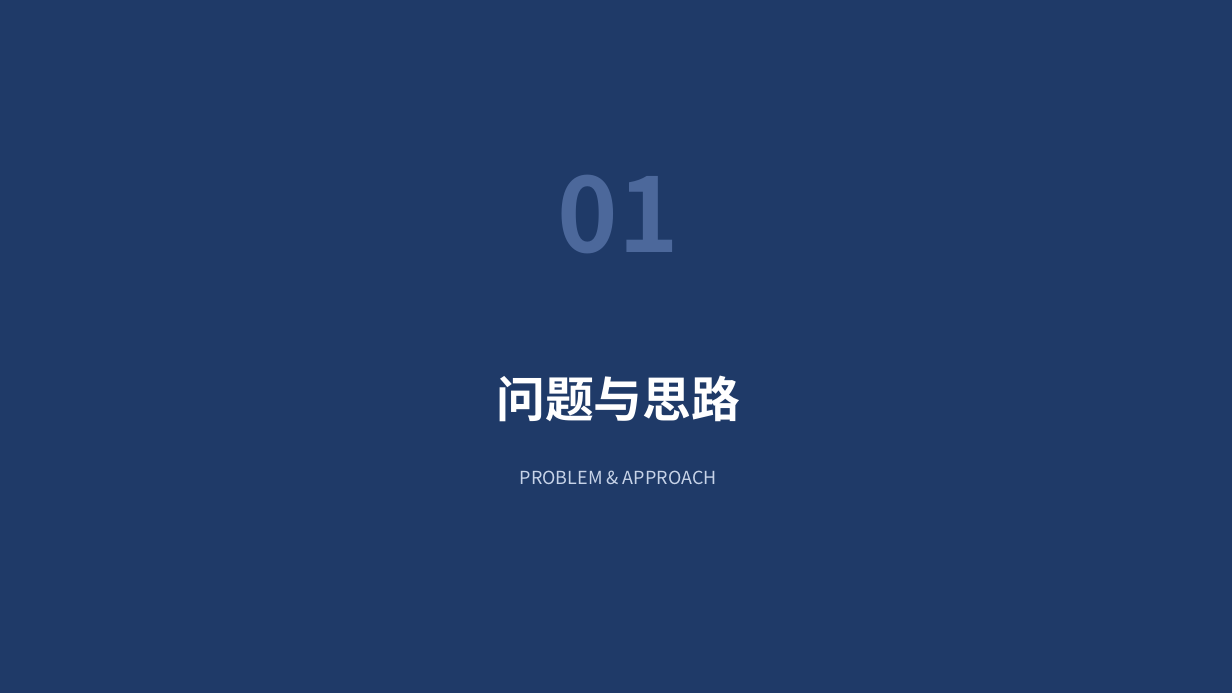
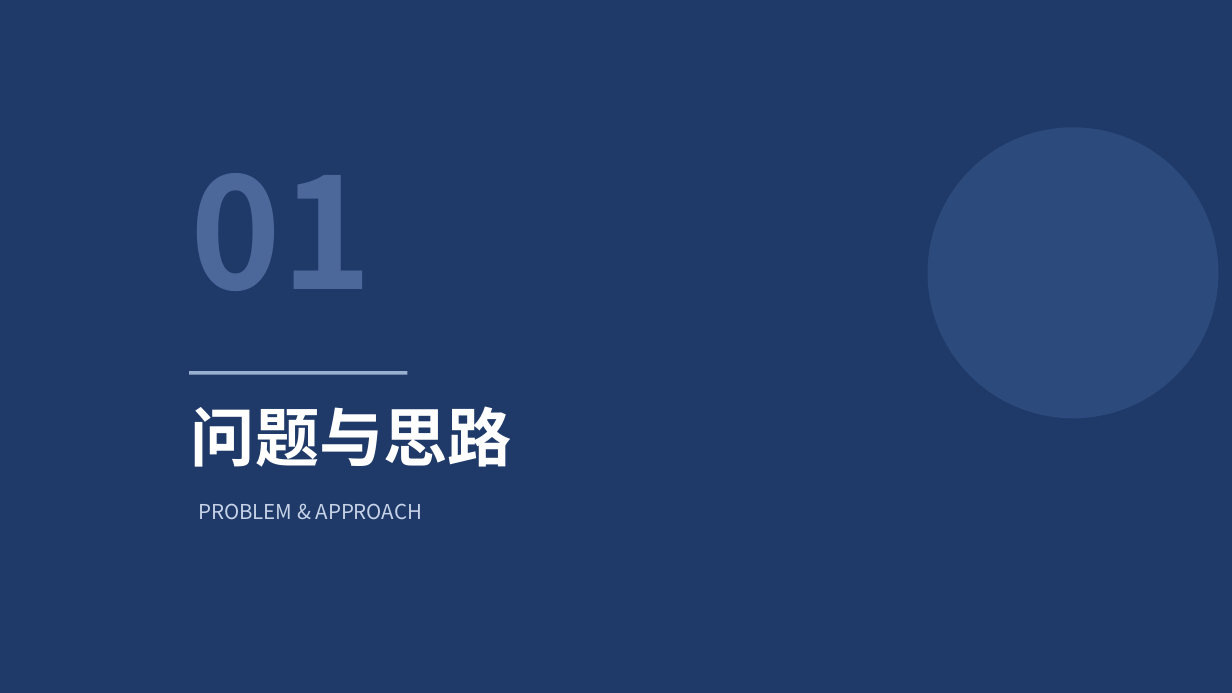
Before and after one commit to Outer-nebula-observer/yz-03, a slide deck: slide 3 of 汇报PPT/最终汇报成果.pptx. Drawn at 1232x693 pixels with LibreOffice and Linux fonts; fonts in the diff are those of the drawing. Boxes give left, top, right and bottom in pixels: in the first picture for what was removed or moved away, otherwise in the second. Text is boxed around its words. In the diff, an @@ line names an element or a change of style, - is before the commit and + after.

Commit message:
docs: 最终汇报 PPT 整体美化——标题强化/封面章节设计感/卡片式排版/配图占位增强
- 封面：大标题50pt+英文标签+四角细线装饰+分隔线
- 章节扉页：120pt大序号+右侧装饰圆+横线+大标题50pt
- 目录：5个圆角卡片+编号方块
- 内容页：标题强化（40pt+左侧竖条），要点改为圆角卡片+编号/左侧色条
- 6条以上页面自动压缩卡片高度，避免超页
- 课题背景页增加右侧七步闭环图占位；总体思路页改为2×2卡片
- 代码页：深蓝标题条“代码/伪代码”+浅灰代码块
- 每页页码与页脚保留；28页备注/讲稿同步导出
- 重新生成：汇报PPT/最终汇报成果.pptx + PPT内容设计.md
- 校验：28页有备注、无zip重复、无模板占位

```diff
--- a/汇报PPT/最终汇报成果.pptx
+++ b/汇报PPT/最终汇报成果.pptx
@@ text "01": place and size @@
-text "01" at <box>558,175,679,253</box>
+text "01" at <box>191,173,373,291</box>
@@ text "01" at <box>191,173,373,291</box>: size 80 to 120 pt; alignment centre to left @@
@@ ellipse added at <box>928,128,1219,419</box>, fill #2C4A7C @@
@@ rectangle added at <box>189,372,408,375</box>, fill #9AB0D0 @@
@@ text "问题与思路": place and size @@
-text "问题与思路" at <box>496,375,740,422</box>
+text "问题与思路" at <box>191,406,512,467</box>
@@ text "问题与思路" at <box>191,406,512,467</box>: size 38 to 50 pt; alignment centre to left @@
@@ text "PROBLEM & APPROACH": place and size @@
-text "PROBLEM & APPROACH" at <box>520,470,717,484</box>
+text "PROBLEM & APPROACH" at <box>198,503,422,519</box>
@@ text "PROBLEM & APPROACH" at <box>198,503,422,519</box>: size 14 to 16 pt; alignment centre to left @@
```
Also in this commit, not shown: 27 other slides changed, 2 other files.
